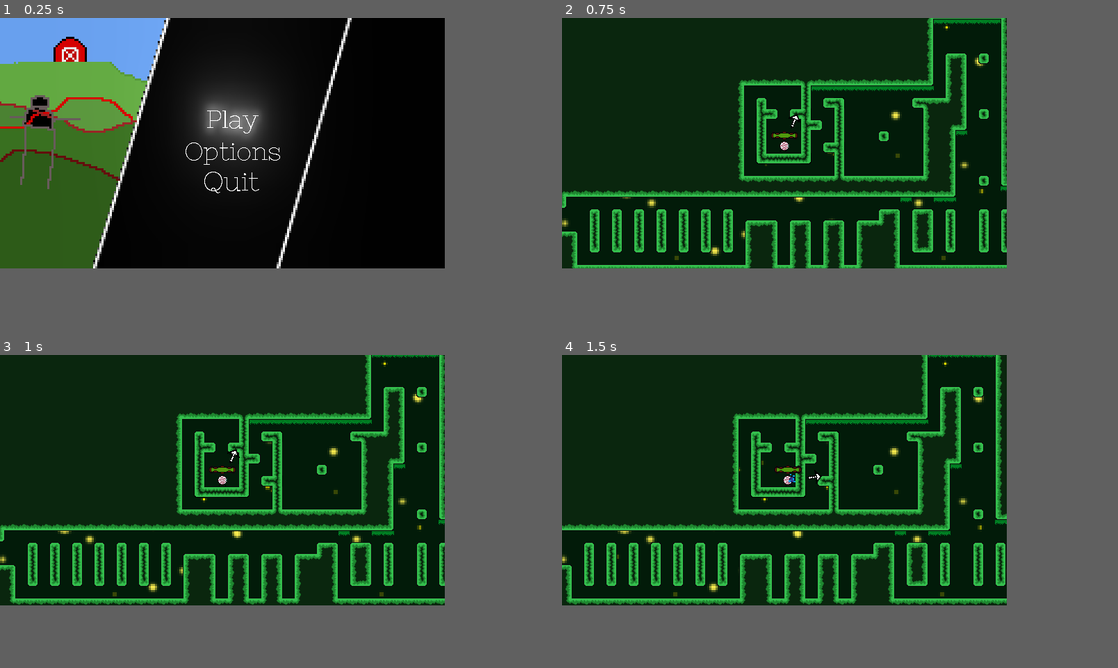
Above: before the commit, frames 1-4 (two rows, left to right).
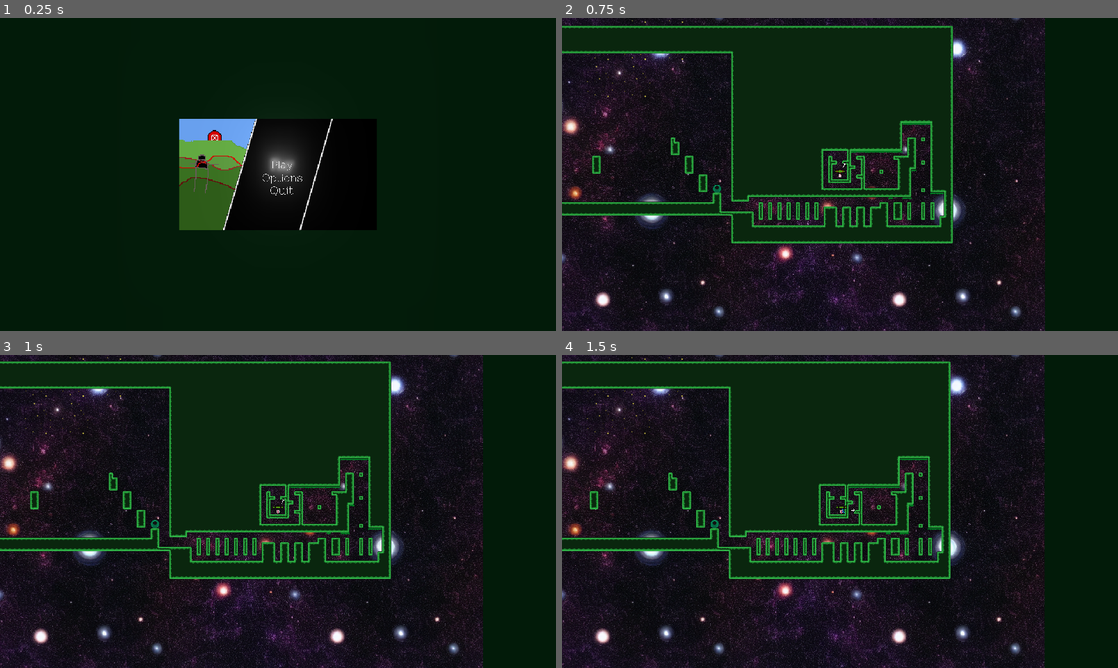
Above: after the commit, the same moments.

Repository: epimetheusgames/EyeSore
Game: Godot game, scene res://MainMenu.tscn
The game is run twice, just before and just after one commit, with the same random seed, the same clock (stepped at 60 frames per second) and the same inputs.
Inputs (mouse positions are in pixels of both pictures, inside the frame that each line leads up to; where the layout moved, square brackets give the same spot in the first picture):
- Up to frame 1 (0.25 s): no input
- Up to frame 2 (0.75 s): click (789, 136) [795, 121] at 0.5 s
- Up to frame 3 (1 s): no input
- Up to frame 4 (1.5 s): tap Enter (ui_accept) at 1.25 s; move the mouse to (884, 467) at 1.27 s; hold D (movement_right) from 1.28 s (still down); click (884, 467) at 1.35 s
In our replay, the window is 640x360 before the commit and 800x450 after it. These sizes can differ from the game's own. Grey fills any space a smaller window leaves; there, only what the larger window draws over its background counts as a difference.

The runs differ from the first frame. In frame 1, 43% of the frame differs, in the area x 0-80%, y 0-80%; in frame 2, 38%; in frame 3, 38%; in frame 4, 39%.

Commit message:
hm

Diff:
--- a/OGPC_Project_Native_Directory/Levels/Level1.tscn
+++ b/OGPC_Project_Native_Directory/Levels/Level1.tscn
@@ -1,10 +1,11 @@
-[gd_scene load_steps=7 format=2]
+[gd_scene load_steps=8 format=2]
 
 [ext_resource path="res://Levels/Level_Script.gd" type="Script" id=1]
 [ext_resource path="res://Save_Data.gd" type="Script" id=2]
 [ext_resource path="res://Player.tscn" type="PackedScene" id=3]
 [ext_resource path="res://Checkpoint.tscn" type="PackedScene" id=4]
 [ext_resource path="res://GroundTileMap.tscn" type="PackedScene" id=5]
+[ext_resource path="res://00002-282759543-outer space wi.png" type="Texture" id=6]
 [ext_resource path="res://OGPC_Project_WIP_Background_Lights.png" type="Texture" id=7]
 
 [node name="Level_Manager" type="Node2D"]
@@ -28,29 +29,44 @@
 position = Vector2( -2329, -277 )
 
 [node name="Checkpoint" parent="Save_Functionality" instance=ExtResource( 4 )]
-position = Vector2( -426, 43 )
+position = Vector2( -425, 45 )
 
 [node name="Checkpoint2" parent="Save_Functionality" instance=ExtResource( 4 )]
 position = Vector2( -1334, -53 )
 
 [node name="Checkpoint3" parent="Save_Functionality" instance=ExtResource( 4 )]
-position = Vector2( -1769, -132 )
+position = Vector2( -2112, -4 )
 
 [node name="Checkpoint4" parent="Save_Functionality" instance=ExtResource( 4 )]
 position = Vector2( -1432, -101 )
 
-[node name="Jungle_Background" type="ParallaxBackground" parent="Save_Functionality"]
-scale = Vector2( 3, 3 )
-transform = Transform2D( 3, 0, 0, 3, 0, 0 )
+[node name="Background" type="ParallaxBackground" parent="Save_Functionality"]
 
-[node name="Stars" type="ParallaxLayer" parent="Save_Functionality/Jungle_Background"]
+[node name="Save_Functionality@Jungle_Background@Stars" type="ParallaxLayer" parent="Save_Functionality/Background"]
+scale = Vector2( 2, 2 )
 z_index = 5
 motion_scale = Vector2( 0.1, 0.1 )
+motion_mirroring = Vector2( 512, 512 )
+
+[node name="Save_Functionality@Jungle_Background@Stars@Sprite" type="Sprite" parent="Save_Functionality/Background/Save_Functionality@Jungle_Background@Stars"]
+position = Vector2( -158, 59.3333 )
+z_index = -1
+texture = ExtResource( 6 )
+centered = false
+region_enabled = true
+region_rect = Rect2( 0, 0, 512, 512 )
+__meta__ = {
+"_edit_group_": true
+}
+
+[node name="Save_Functionality@Jungle_Background@Stars2" type="ParallaxLayer" parent="Save_Functionality/Background"]
+position = Vector2( -87, -145.333 )
+z_index = -1
+motion_scale = Vector2( 0.08, 0.08 )
 motion_mirroring = Vector2( 128, 128 )
 
-[node name="Sprite" type="Sprite" parent="Save_Functionality/Jungle_Background/Stars"]
-position = Vector2( -158, 59.3333 )
-scale = Vector2( 1.30859, 0.884115 )
+[node name="Save_Functionality@Jungle_Background@Stars2@Sprite" type="Sprite" parent="Save_Functionality/Background/Save_Functionality@Jungle_Background@Stars2"]
+position = Vector2( 87, 145.333 )
 z_index = -1
 texture = ExtResource( 7 )
 centered = false
@@ -60,14 +76,14 @@
 "_edit_group_": true
 }
 
-[node name="Stars2" type="ParallaxLayer" parent="Save_Functionality/Jungle_Background"]
-position = Vector2( -87, -145.333 )
-z_index = -1
-motion_scale = Vector2( 0.08, 0.08 )
+[node name="Save_Functionality@Jungle_Background@Stars3" type="ParallaxLayer" parent="Save_Functionality/Background"]
+position = Vector2( -301.667, 47.6667 )
+z_index = -2
+motion_scale = Vector2( 0.06, 0.06 )
 motion_mirroring = Vector2( 128, 128 )
 
-[node name="Sprite" type="Sprite" parent="Save_Functionality/Jungle_Background/Stars2"]
-z_index = -1
+[node name="Save_Functionality@Jungle_Background@Stars3@Sprite" type="Sprite" parent="Save_Functionality/Background/Save_Functionality@Jungle_Background@Stars3"]
+position = Vector2( 301.667, -47.6667 )
 texture = ExtResource( 7 )
 centered = false
 region_enabled = true
@@ -75,18 +91,3 @@
 __meta__ = {
 "_edit_group_": true
 }
-
-[node name="Stars3" type="ParallaxLayer" parent="Save_Functionality/Jungle_Background"]
-position = Vector2( -301.667, 47.6667 )
-z_index = -2
-motion_scale = Vector2( 0.06, 0.06 )
-motion_mirroring = Vector2( 128, 128 )
-
-[node name="Sprite" type="Sprite" parent="Save_Functionality/Jungle_Background/Stars3"]
-texture = ExtResource( 7 )
-centered = false
-region_enabled = true
-region_rect = Rect2( 0, 0, 512, 512 )
-__meta__ = {
-"_edit_group_": true
-}
--- a/OGPC_Project_Native_Directory/Levels/Level_Script.gd
+++ b/OGPC_Project_Native_Directory/Levels/Level_Script.gd
@@ -46,6 +46,8 @@
 
 func set_player_spawnpoint_and_position_reality(health, player_position, spawnpoint, enemy1s, enemy2s, pixelated_bosses, tree):
 	$Save_Functionality/Player_Body.respawn_position = spawnpoint
+	$Save_Functionality/Player_Body.position = player_position
+
 	var enemy1_nodes = tree.get_nodes_in_group("enemy1group")
 	var enemy2_nodes = tree.get_nodes_in_group("enemy2group")
 	var pixelated_boss = tree.get_nodes_in_group("pixelated_boss")
--- a/OGPC_Project_Native_Directory/Save_Data.gd
+++ b/OGPC_Project_Native_Directory/Save_Data.gd
@@ -52,7 +52,7 @@
 func save_audio(music, sfx):
 	data["keybinds"] = get_game_data()[4]
 	data["keybinds"]["music-audio"] = music # Ya I know I'll rename the file to game-unspecific-data.json
-	data["keybinds"]["sfx-audio"] = sfx\
+	data["keybinds"]["sfx-audio"] = sfx
 
 func save_checkpoint(checkpoint_position):
 	get_node("Player_Body").respawn_position = checkpoint_position
@@ -218,6 +218,7 @@
 func _process(delta):
 	game_save_time -= 1
 	if game_save_time <= 0 and get_parent().name.begins_with("Level"):
+		print('hi')
 		game_save_time = game_save_max
 		data = get_current_level_data(data["level"])
 		save_game()
--- a/OGPC_Project_Native_Directory/project.godot
+++ b/OGPC_Project_Native_Directory/project.godot
@@ -17,8 +17,8 @@
 
 [display]
 
-window/size/width=640
-window/size/height=360
+window/size/width=1920
+window/size/height=1080
 window/size/borderless=true
 window/size/fullscreen=true
 window/vsync/vsync_via_compositor=true
@@ -134,3 +134,7 @@
 2d/snapping/use_gpu_pixel_snap=true
 environment/default_clear_color=Color( 0.0117647, 0.109804, 0.0392157, 1 )
 environment/default_environment="res://default_env.tres"
+
+[world]
+
+2d/cell_size=1
Binary file added: OGPC_Project_Native_Directory/00002-282759543-outer space wi.png
Not shown, added: OGPC_Project_Native_Directory/00002-282759543-outer space wi.png.import
Binary file added: OGPC_Project_Native_Directory/00003-4178239545-A background .png
Not shown, added: OGPC_Project_Native_Directory/00003-4178239545-A background .png.import
Binary file changed: OGPC_Project_Native_Directory/OGPC_Project_Grass_Tileset_New_Test.png
Binary file added: OGPC_Project_Native_Directory/scifi-upscale.png
Not shown, added: OGPC_Project_Native_Directory/scifi-upscale.png.import
